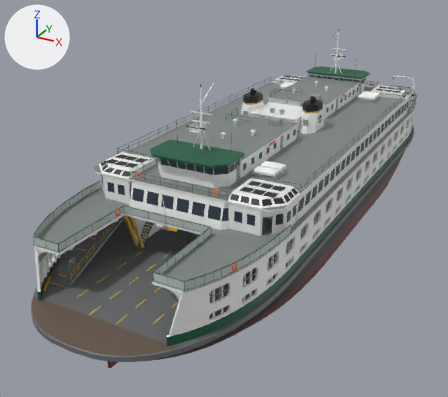
A saved change to the glTF model assets/models/issaquah_mid.glb.
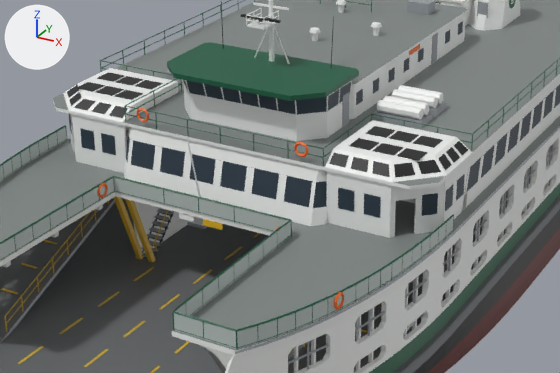
There are two pictures of each version: one whole from a 50 mm lens placed at (37.3, -86.4, 40.4), pointed at (-6.1, -7.6, 1.0), one close up on the part from 15% to 77% of the width and 30% to 76% of the height. Arrows for +X, +Y and +Z are at upper left; the lights stay in place. The last two pictures show the newer version. Vertices at exactly the same position are counted once.

The first close-up shows 'fixed', 'glass', 'thinshadow', 'window'.
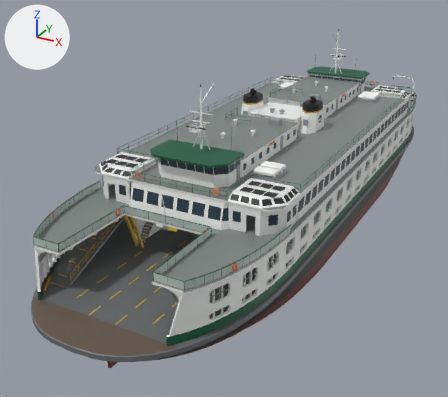
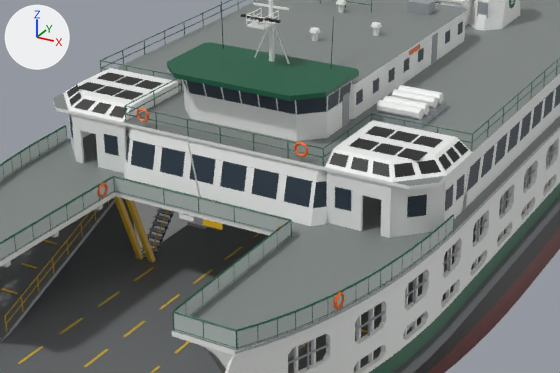
Commit message: Issaquah: vestibule doorway on the front face

The change, as JSON lines over the scene's bpy script:
```json
{"block": "me_issaquah_fixed", "where": "# used by ob_fixed; location = (0.0, 0.0, 0.0)"}
{"op": "remove", "block": "me_issaquah_fixed", "code": "me_issaquah_fixed.from_pydata(...)  # 22050 vertices, 37692 faces; spans x -13.9..13.9, y -50.0..50.0, z -4.2..23.4"}
{"op": "add", "block": "me_issaquah_fixed", "code": "me_issaquah_fixed.from_pydata(...)  # 22018 vertices, 37644 faces; spans x -13.9..13.9, y -50.0..50.0, z -4.2..23.4"}
{"block": "me_issaquah_fixed", "change": "me_issaquah_fixed part 1: 12 vertices removed from x 11.0..11.9, y -29.9..-29.0, z 8.7..11.9; 12 vertices added at x 9.1..10.4, y -30.2..-30.0, z 8.7..11.9"}
{"block": "me_issaquah_fixed", "change": "me_issaquah_fixed part 2: 12 vertices removed from x -11.9..-11.0, y -29.9..-29.0, z 8.7..11.9; 12 vertices added at x -10.4..-9.1, y -30.2..-30.0, z 8.7..11.9"}
{"block": "me_issaquah_fixed", "change": "other edits to the shape of me_issaquah_fixed do not show in these pictures"}
{"block": "me_issaquah_glass", "where": "# used by ob_glass; location = (0.0, 0.0, 0.0)"}
{"op": "remove", "block": "me_issaquah_glass", "code": "me_issaquah_glass.from_pydata(...)  # 72 vertices, 72 faces; spans x -13.1..13.1, y -30.7..30.7, z 9.7..14.8"}
{"op": "add", "block": "me_issaquah_glass", "code": "me_issaquah_glass.from_pydata(...)  # 200 vertices, 264 faces; spans x -13.1..13.1, y -30.7..30.7, z 9.7..14.8"}
{"block": "me_issaquah_glass", "change": "me_issaquah_glass part 3: a new loose piece, a box spanning x 7.5..8.5, y -30.189..-30.149, z 9.8..11.05, in mat_defaultmaterial_001"}
{"block": "me_issaquah_glass", "change": "me_issaquah_glass part 4: a new loose piece, a box spanning x -8.5..-7.5, y -30.189..-30.149, z 9.8..11.05, in mat_defaultmaterial_001"}
{"block": "me_issaquah_glass", "change": "me_issaquah_glass part 5: 8 vertices added at x 11.6..12.4, y -29.4..-28.6, z 9.8..11.0"}
{"block": "me_issaquah_glass", "change": "other edits to the shape of me_issaquah_glass do not show in these pictures"}
{"block": "me_issaquah_window", "where": "# used by ob_window; location = (0.0, 0.0, 0.0)"}
{"op": "remove", "block": "me_issaquah_window", "code": "me_issaquah_window.from_pydata(...)  # 384 vertices, 576 faces; spans x -13.1..13.1, y -30.2..30.2, z 9.8..13.7"}
{"op": "add", "block": "me_issaquah_window", "code": "me_issaquah_window.from_pydata(...)  # 224 vertices, 336 faces; spans x -5.0..5.0, y -22.8..22.8, z 12.9..13.7"}
{"block": "me_issaquah_window", "change": "me_issaquah_window part 6: 20 loose pieces with 160 vertices, spanning x -13.1..13.1, y -30.2..30.2, z 9.8..11.0, are deleted"}
```

What differs and where, as boxes (x1, y1, x2, y2) in the close-ups (560 x 373 px; the box of a moved part takes in the faces that stretch with it):
```json
{"part": 1, "of": "me_issaquah_fixed", "change": "moved or reshaped", "before": [390, 182, 444, 238], "after": [326, 171, 391, 238]}
{"part": 2, "of": "me_issaquah_fixed", "change": "moved or reshaped", "before": [70, 114, 75, 152], "after": [72, 114, 126, 173]}
{"part": 3, "of": "me_issaquah_glass", "change": "added", "after": [335, 187, 351, 211]}
{"part": 4, "of": "me_issaquah_glass", "change": "added", "after": [104, 134, 119, 156]}
{"part": 5, "of": "me_issaquah_glass", "change": "added", "after": [407, 195, 427, 218]}
{"part": 6, "of": "me_issaquah_window", "change": "deleted", "before": [69, 113, 465, 218]}
```
